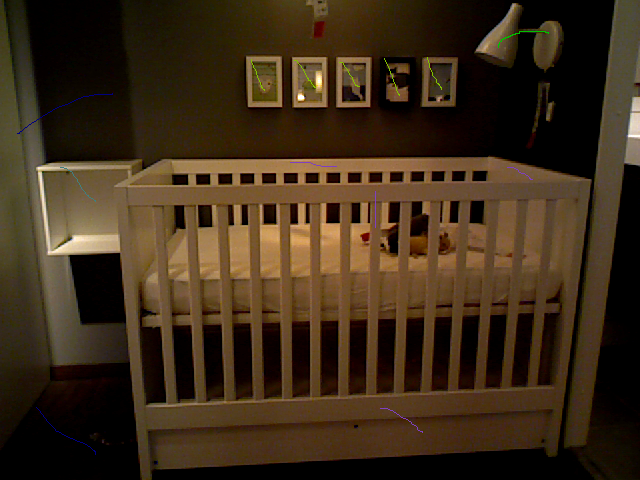
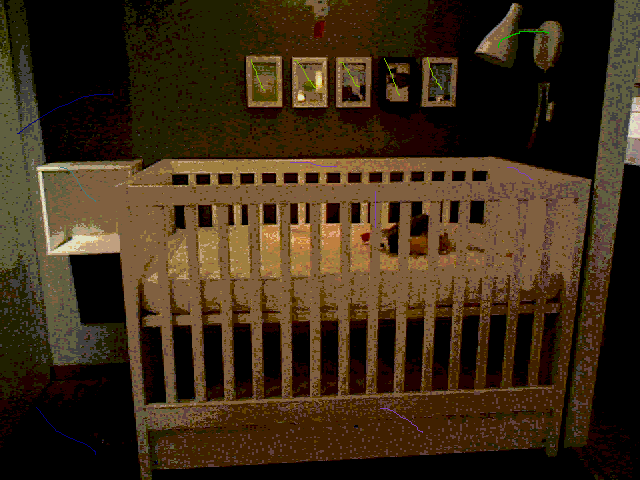
Layered file, before and after one edit (640px x 480px). Changes by layer:
painted on "35.png" over (x1=0, y1=0, x2=640, y2=480)
